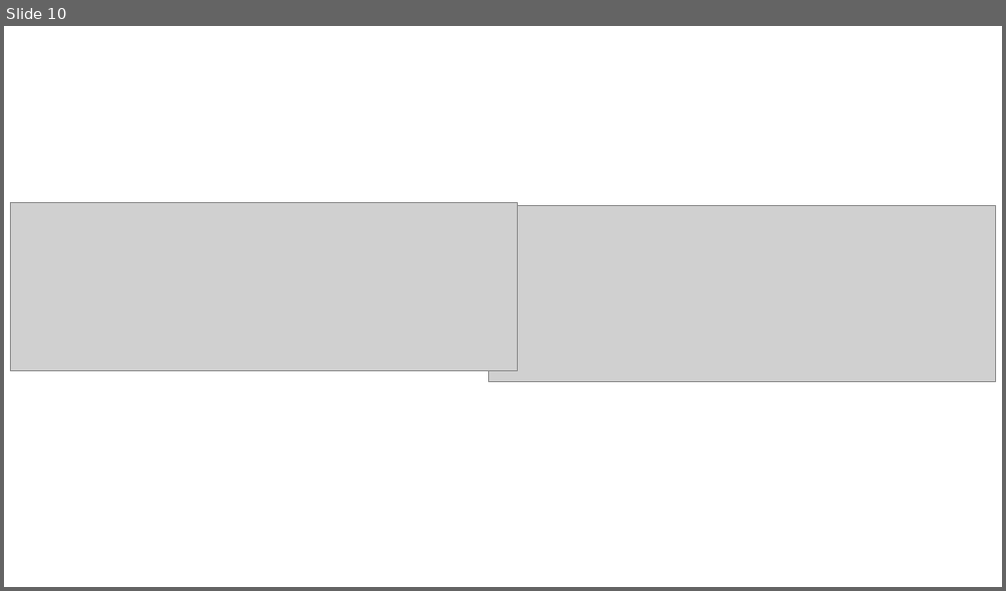
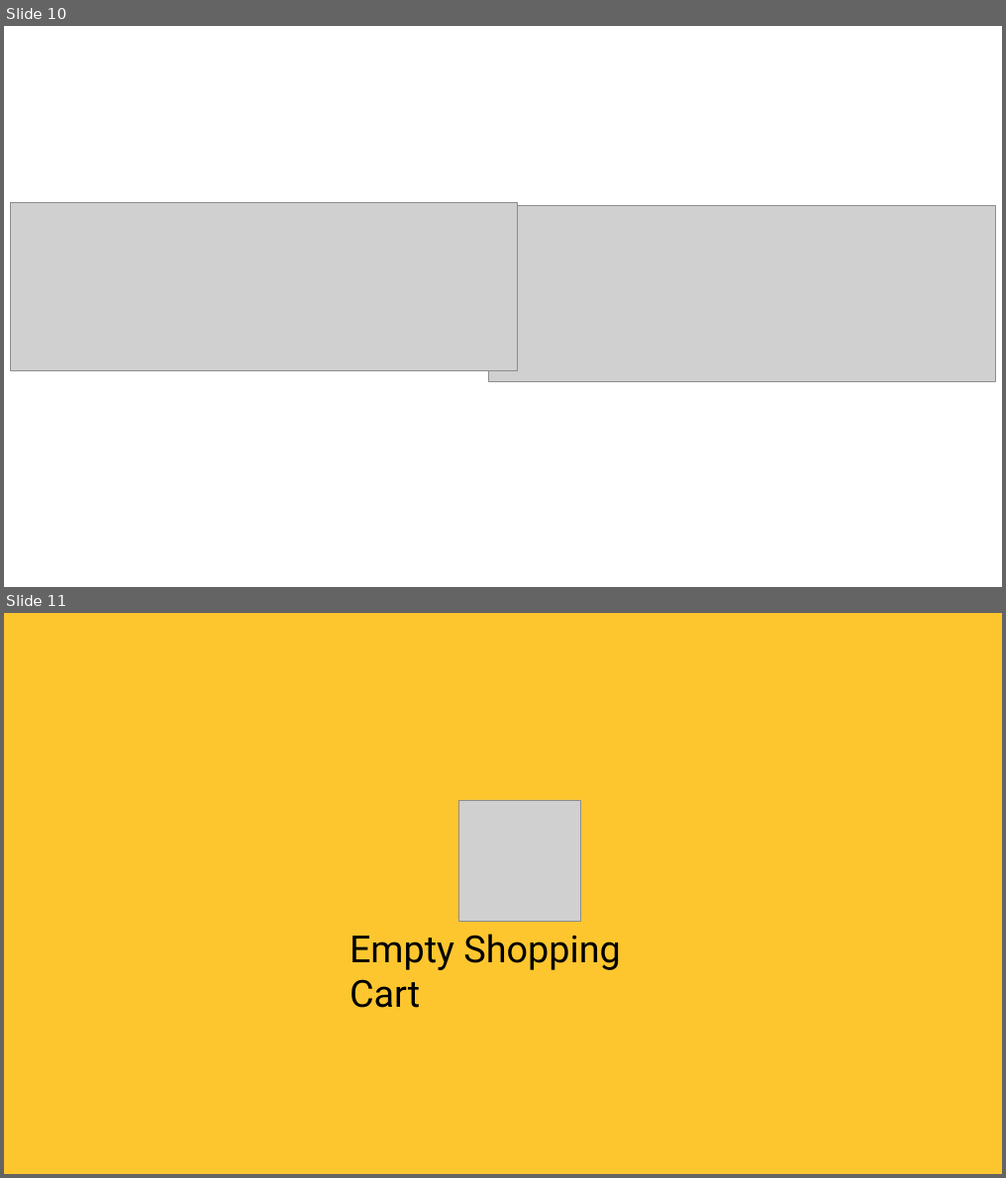
Before and after one commit to Aohkne/TechZone, a slide deck: asset/descriptionfor web/TechZone.pptx. Shown one above the other, each under a label of ours: slide 10 before the commit, slides 10 and 11 after it. The pictures are 1006x591 and 1006x1178 pixels, drawn with LibreOffice and Linux fonts; fonts in the diff are those of the drawing; grey boxes stand for pictures. Boxes give left, top, right and bottom in pixels: in the first picture for what was removed or moved away, otherwise in the second. Text is boxed around its words. In the diff, an @@ line names an element or a change of style, - is before the commit and + after.

Commit message:
Tenth commit
Fixed Cart and Adding chat UI

```diff
--- a/asset/descriptionfor web/TechZone.pptx
+++ b/asset/descriptionfor web/TechZone.pptx
@@ slide 11 added at <box>4,613,1002,1174</box>, background #FDC62E @@
@@ picture added at <box>459,800,580,922</box> @@
@@ text added at <box>350,934,620,1008</box>, 36 pt, text #000000 @@
+Empty Shopping Cart
```
Also in this commit, not shown: 8 other files.
